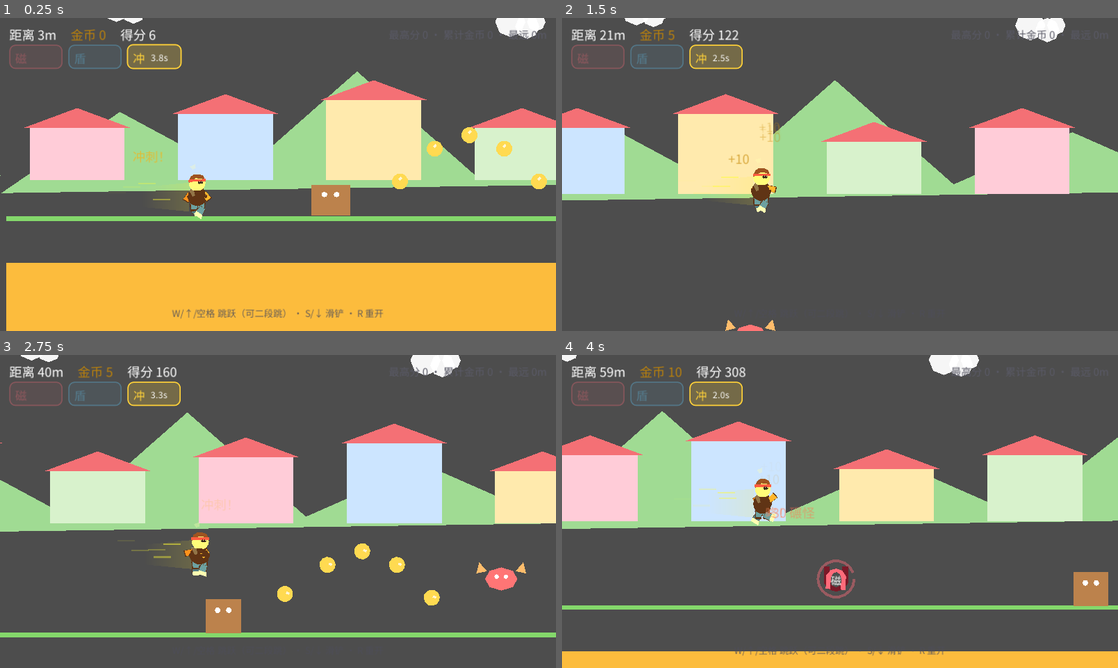
Above: before the commit, frames 1-4 (two rows, left to right).
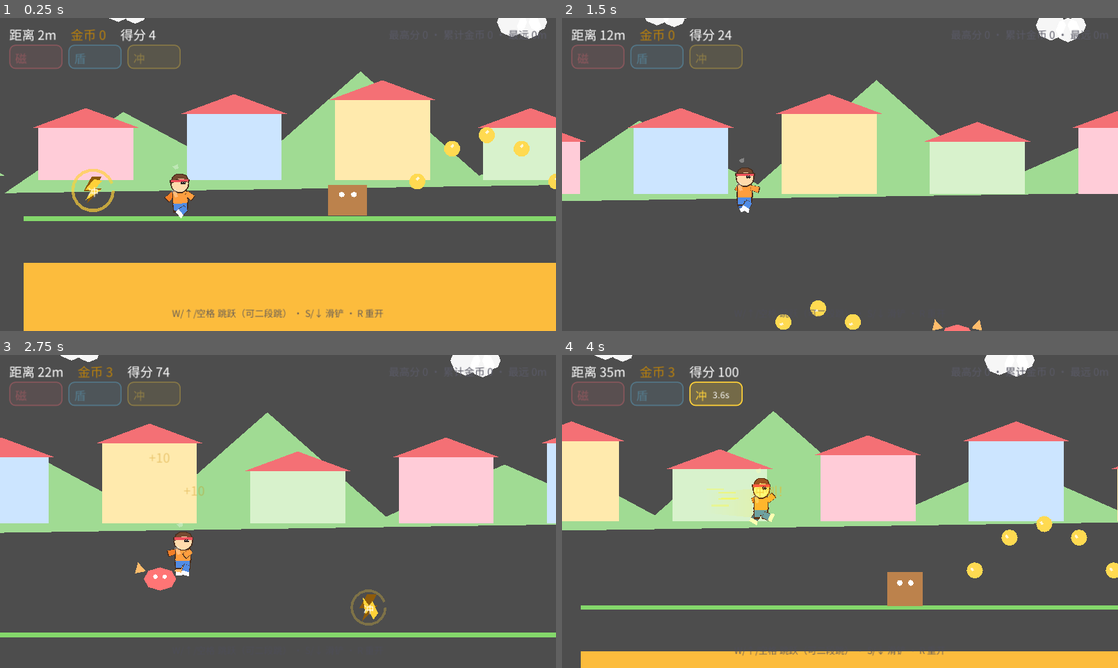
Above: after the commit, the same moments.

Repository: hl3w22bupt/myrd-playground
Game: Godot game, scene res://scenes/main.tscn
Two runs of this game, one before a commit and one after it. Both use one fixed random seed, a clock stepped at 60 frames per second and the inputs below.
Inputs (mouse positions are in pixels of both pictures, inside the frame that each line leads up to):
- Up to frame 1 (0.25 s): no input
- Up to frame 2 (1.5 s): tap Enter (confirm) at 0.5 s; move the mouse to (962, 158) at 0.52 s; hold D 0.53-1.25 s; hold Enter (confirm) 0.53-1.25 s; click (962, 158) at 0.67 s; tap W (jump) at 0.77, 1.07 s; drag from (728, 190) to (1045, 318) at 1.27 s
- Up to frame 3 (2.75 s): move the mouse to (333, 442) at 2.02 s; hold A from 2.03 s (still down); tap Space at 2.1 s
- Up to frame 4 (4 s): release A at 2.75 s; drag from (812, 574) to (956, 564) at 2.77 s; move the mouse to (1006, 558) at 3.52 s; hold D from 3.53 s (still down); tap S (slide) at 3.6 s; tap W (jump) at 3.77 s

The runs differ from the first frame. In frame 1, 7.8% of the frame differs, in the area x 0-100%, y 0-100%; in frame 2, 28%; in frame 3, 32%, in the area x 0-100%, y 0-89%; in frame 4, 29%.

Commit message:
fix(game-6): 复核轮修复幽灵拾取与躯干描边错位 + 断言双向验证
- 缺陷①幽灵拾取：main.tscn 玩家授权位 (140,268) 落在首个道具圆内，v2 只改了
  PLAYER_SPAWN 常量没改场景授权位；物理服务端对同帧授权+传送的配对同步滞后
  1~2 步，玩家跑开 76.6px 后才补发 body_entered → 每局开屏白捡随机道具
  （实机取证：开局 0.1s「冲 4.0s」点亮；探针：frame=2 相距 76.6px 触发）。
  修复：授权位对齐 (190,268)，任何时刻形状不相交。
- 缺陷②躯干暗棕团：PlayerArt._build_block 位移只设在填充层，头部描边圆留在
  holder 原点叠死躯干（帧像素取证：主色=OUTLINE×冲刺调制精确匹配；染绿探针
  证实暗影=描边层本体）。修复：位移统一落 holder（at 参数 + HEAD_POS 常量）。
- 断言升级：smoke 新增 _check_no_phantom_pickup（负向局零道具）；player_move_contract
  新增描边层↔填充层同变换断言 + 描边层数 ≥6。负例探针：改回 140 → FAIL
  （magnet=8.00 frame=2 精确签名）→ 还原复绿。
- 门禁：preflight PASS(76 文件) / GODOT_SMOKE: PASS(320帧) / GODOT_FUZZ: PASS
- 取证归档：qa/ITERATION_V3_QA.md + iteration-v3-evidence/ 前后对比帧
- 重导出 Web 产物（index.pck 2677200 字节）

Co-Authored-By: Claude <noreply@anthropic.com>

Diff:
--- a/games/game-6/scenes/main.tscn
+++ b/games/game-6/scenes/main.tscn
@@ -23,7 +23,7 @@
 script = ExtResource("8_track")
 
 [node name="Player" parent="." instance=ExtResource("3_player")]
-position = Vector2(140, 268)
+position = Vector2(190, 268)
 
 [node name="Hud" parent="." instance=ExtResource("4_hud")]
 
--- a/games/game-6/scripts/player_art.gd
+++ b/games/game-6/scripts/player_art.gd
@@ -27,6 +27,11 @@
 const COLOR_BAND := Color(0.94, 0.32, 0.36, 1.0)
 const COLOR_SHOE := Color(0.99, 0.99, 1.0, 1.0)
 const OUTLINE := Color(0.28, 0.18, 0.12, 1.0)
+
+## 头部锚点（upper 组局部坐标）。眼睛/高光/发带/头发都从它派生位置。
+## 教训（本轮实测）：部件位移必须设在 holder（描边+填充的共同父节点）上，
+## 只移填充层会让描边层留在原点 —— 头部描边圆曾整个叠在躯干上把橙卫衣盖成暗棕团。
+const HEAD_POS := Vector2(1.0, -24.0)
 
 var _torso: Polygon2D
 var _head: Polygon2D
@@ -109,15 +114,15 @@
 	# 短裤压在躯干下缘。
 	var shorts := _build_block(_upper_group, "Shorts", _shorts_polygon(), COLOR_SHORTS, 1)
 	shorts.show_behind_parent = false
-	# 头（肤色圆 + 头发 + 发带 + 眼睛 + 高光）。
-	_head = _build_block(_upper_group, "Head", _circle_polygon(14.5, 14), COLOR_SKIN, 2)
-	_head.position = Vector2(1.0, -24.0)
-	_hair = _build_block(_upper_group, "Hair", _hair_polygon(), COLOR_HAIR, 3)
-	_hair.position = _head.position + Vector2(0.0, -6.0)
-	_band = _build_block(_upper_group, "Band", _band_polygon(), COLOR_BAND, 4)
-	_band.position = _head.position + Vector2(0.0, -5.0)
+	# 头（肤色圆 + 头发 + 发带 + 眼睛 + 高光）。位移统一走 _build_block 的 at 参数
+	#（落在 holder 上），保证描边层与填充层同一 transform。
+	_head = _build_block(_upper_group, "Head", _circle_polygon(14.5, 14), COLOR_SKIN, 2, HEAD_POS)
+	_hair = _build_block(_upper_group, "Hair", _hair_polygon(), COLOR_HAIR, 3,
+		HEAD_POS + Vector2(0.0, -6.0))
+	_band = _build_block(_upper_group, "Band", _band_polygon(), COLOR_BAND, 4,
+		HEAD_POS + Vector2(0.0, -5.0))
 	_build_eyes()
-	_build_highlight(_upper_group, _head.position + Vector2(-5.0, -29.0), Vector2(5.0, 3.4))
+	_build_highlight(_upper_group, HEAD_POS + Vector2(-5.0, -29.0), Vector2(5.0, 3.4))
 	_build_highlight(_upper_group, Vector2(-8.0, -8.0), Vector2(4.2, 7.0))
 	# 前侧肢体（z=+2，盖在躯干前 → 摆臂/迈腿清晰可读）。
 	_leg_front = _build_limb("LegFront", Vector2(7.0, 20.0), COLOR_SHORTS, 2)
@@ -164,10 +169,12 @@
 
 
 ## 独立色块（躯干/头/发等静态部件）：返回主色层（描边层同树序在前）。
+## at 必须给在 holder 上 —— 描边层与填充层共用这一位移（见 HEAD_POS 处的教训注释）。
 func _build_block(parent: Node2D, block_name: String, polygon: PackedVector2Array,
-		color: Color, z: int) -> Polygon2D:
+		color: Color, z: int, at: Vector2 = Vector2.ZERO) -> Polygon2D:
 	var holder := Node2D.new()
 	holder.name = block_name
+	holder.position = at
 	holder.z_index = z
 	parent.add_child(holder)
 	_attach_outlined(holder, polygon, color)
@@ -179,7 +186,7 @@
 	var holder := Node2D.new()
 	holder.name = "Eyes"
 	holder.z_index = 5
-	holder.position = _head.position + Vector2(4.0, -1.0)
+	holder.position = HEAD_POS + Vector2(4.0, -1.0)
 	_upper_group.add_child(holder)
 	for i: int in 2:
 		var eye := Polygon2D.new()
--- a/games/game-6/tests/contracts/player_move_contract.gd
+++ b/games/game-6/tests/contracts/player_move_contract.gd
@@ -45,6 +45,35 @@
 			slide_shape.position.y, height_diff / 2.0,
 		])
 
+	# 卡通美术层结构（迭代需求 ②）：每个描边层必须与其填充层同一变换。
+	# 上一版缺陷 = _build_block 只把位移设在填充层上，头部描边圆留在 holder 原点，
+	# 整个叠在躯干上把橙卫衣盖成暗棕团（实机帧取证 + 描边层染色探针双证实）。
+	var art: Node2D = player.get_node_or_null("Art") as Node2D
+	if art == null:
+		failures.append("Player 缺少 Art 卡通美术层（主角美术未接入）")
+	else:
+		var stack: Array[Node] = [art]
+		var outline_count: int = 0
+		while not stack.is_empty():
+			var node: Node = stack.pop_back()
+			for child in node.get_children():
+				stack.append(child)
+			if node.name != &"Outline":
+				continue
+			outline_count += 1
+			var outline := node as Polygon2D
+			var main := outline.get_parent().get_node_or_null("Main") as Polygon2D
+			if main == null:
+				failures.append("美术部件 %s 的描边层缺同 holder 的 Main 填充层" % node.get_parent().name)
+				continue
+			# 同 holder 下局部位移必须一致（祖先带旋转时 global 仍相等，局部比较更稳）。
+			if not outline.position.is_equal_approx(main.position):
+				failures.append("美术部件 %s 描边层与填充层位移不一致（描边错位会遮盖主色）：%s ≠ %s" % [
+					node.get_parent().name, outline.position, main.position,
+				])
+		if outline_count < 6:
+			failures.append("描边层数量 %d < 6（卡通部件描边缺失）" % outline_count)
+
 	# 状态机语义（直接驱动内部状态，不依赖物理帧）。
 	player.slide_timer = GameState.tuning_value(&"slideDurationSeconds")
 	if not player.is_sliding():
--- a/games/game-6/tests/smoke.gd
+++ b/games/game-6/tests/smoke.gd
@@ -117,6 +117,10 @@
 		return
 	_frames += 1
 	_tick_injection()
+	# 幽灵拾取回归断言只看「不该有道具的局」：开局噪声局与负向局（重开后的正向局
+	# 会真实拾取道具，不在此列）。
+	if _phase == Phase.NOISE or _phase == Phase.RUN_A or _phase == Phase.BETWEEN:
+		_check_no_phantom_pickup()
 	if _failures.is_empty():
 		match _phase:
 			Phase.NOISE:
@@ -145,6 +149,25 @@
 func _enter_phase(phase: Phase) -> void:
 	_phase = phase
 	_phase_started_at = _frames
+
+
+## ── 幽灵拾取回归断言（迭代 v3 实机取证缺陷）──
+## 形态：出生点/场景授权位与首个道具盒重叠时，物理服务端对「同帧授权+传送」的
+## 配对事件有 1~2 步滞后 —— 玩家已跑开几十像素才补发 body_entered，开屏白捡随机
+## 道具（上一版只改 PLAYER_SPAWN 常量、没改 main.tscn 授权位 (140,268)，即本断言
+## 拦截的形态）。负向局全程不输入，任何道具状态 > 0 都属异常。
+var _phantom_pickup_reported: bool = false
+
+
+func _check_no_phantom_pickup() -> void:
+	if _phantom_pickup_reported or _player == null or not _player.active:
+		return
+	if _player.magnet_timer > 0.0 or _player.is_dashing() or _player.shield_charges > 0:
+		_phantom_pickup_reported = true
+		_failures.append("负向局未拾取任何道具却出现道具状态（幽灵拾取/出生点压盒回归）："
+			+ "magnet=%.2f dash=%.2f shield=%d frame=%d" % [
+				_player.magnet_timer, _player.dash_timer, _player.shield_charges, _frames,
+			])
 
 
 func _enter_rb_step(step: RbStep) -> void:
Binary file added: games/game-6/qa/iteration-v3-evidence/after-clean-start-frame5.png
Not shown, added: games/game-6/qa/iteration-v3-evidence/after-clean-start-frame5.png.import
Binary file added: games/game-6/qa/iteration-v3-evidence/after-player-closeup.png
Not shown, added: games/game-6/qa/iteration-v3-evidence/after-player-closeup.png.import
Binary file added: games/game-6/qa/iteration-v3-evidence/before-phantom-dash-lit-frame1.png
Not shown, added: games/game-6/qa/iteration-v3-evidence/before-phantom-dash-lit-frame1.png.import
Binary file added: games/game-6/qa/iteration-v3-evidence/before-torso-dark-blob.png
Not shown, added: games/game-6/qa/iteration-v3-evidence/before-torso-dark-blob.png.import
Not shown, changed: games/game-6/IMPLEMENTATION.md
Not shown, changed: games/game-6/export/web/index.html
Not shown, changed: games/game-6/export/web/index.pck
Not shown, added: games/game-6/qa/ITERATION_V3_QA.md
